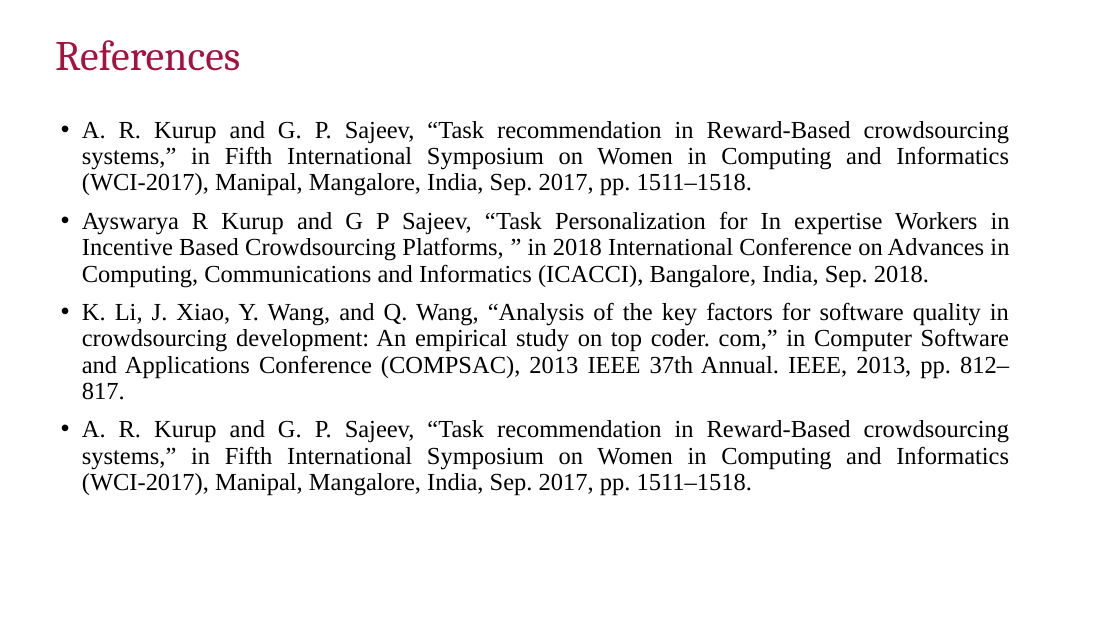
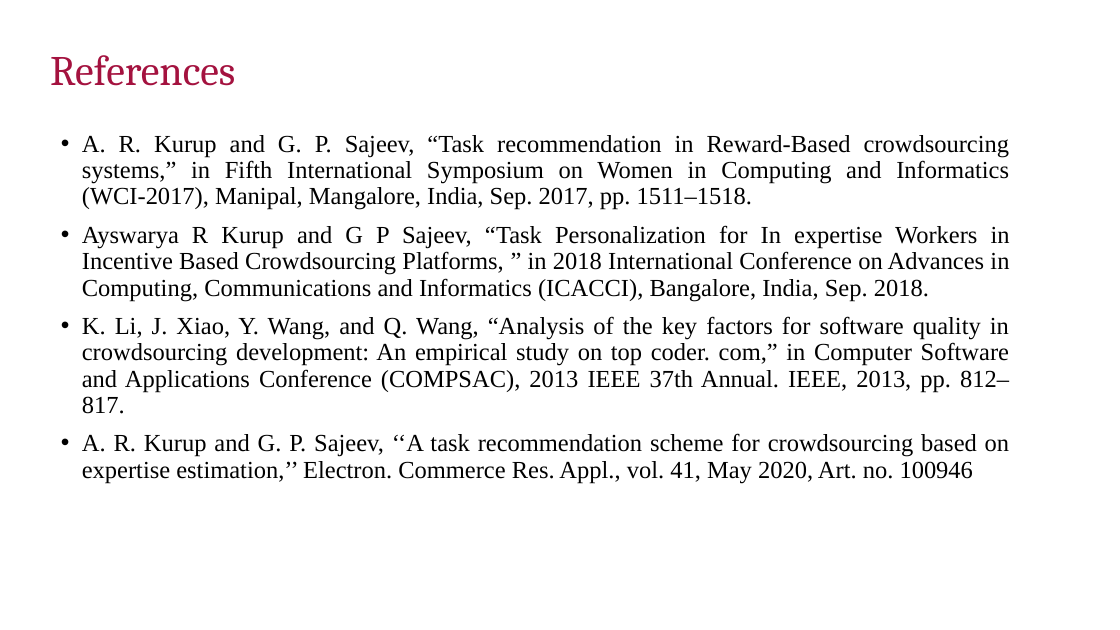
Before and after one commit to manikantathota23/Effective-Task-Allocation-and-Failure-detection, a slide deck: slide 16 of Documentation/First_review_D6.pptx. Drawn at 1120x630 pixels with LibreOffice and Linux fonts; fonts in the diff are those of the drawing; background and template pictures are left out. Boxes give left, top, right and bottom in pixels: in the first picture for what was removed or moved away, otherwise in the second. Text is boxed around its words. In the diff, an @@ line names an element or a change of style, - is before the commit and + after.

```diff
--- a/Documentation/First_review_D6.pptx
+++ b/Documentation/First_review_D6.pptx
@@ title "References": place and size @@
-title "References" at bbox=[55, 40, 240, 71]
+title "References" at bbox=[50, 55, 235, 86]
@@ text "A. R. Kurup and G. ...": place and size @@
-text "A. R. Kurup and G. ..." at bbox=[82, 121, 1010, 496]
+text "A. R. Kurup and G. ..." at bbox=[82, 135, 1010, 483]
@@ text at bbox=[82, 433, 1009, 483]: text changed @@
-• A. R. Kurup and G. P. Sajeev, “Task recommendation in Reward-Based crowdsourcing systems,” in Fifth International Symposium on Women in Computing and Informatics (WCI-2017), Manipal, Mangalore, India, Sep. 2017, pp. 1511–1518.
+• A. R. Kurup and G. P. Sajeev, ‘‘A task recommendation scheme for crowdsourcing based on expertise estimation,’’ Electron. Commerce Res. Appl., vol. 41, May 2020, Art. no. 100946
```
Also in this commit, not shown: 3 other files.
